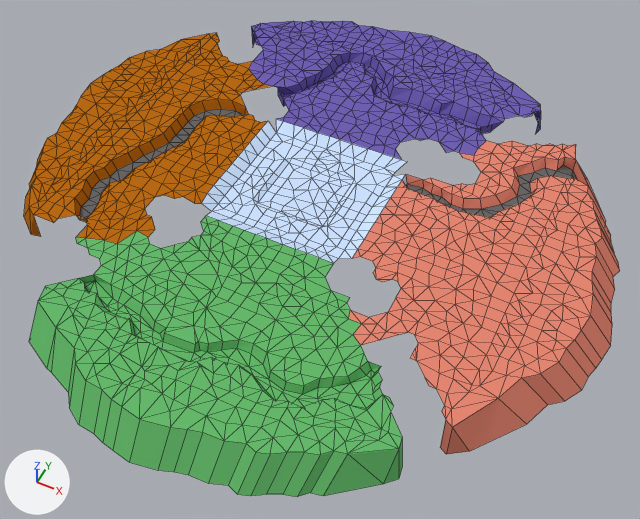
The Blender file ProjectLuna/Assets/Models/terrain/ground/new_world_floor_cuts.blend, before and after one commit.
Camera for both pictures: a camera (50 mm lens) standing at (13.6, -25.9, 28.3) and looking at (1.4, -1.6, -2.2). Arrows for +X, +Y and +Z are at lower left; the lights stay in place. Mesh edges are drawn as thin lines.
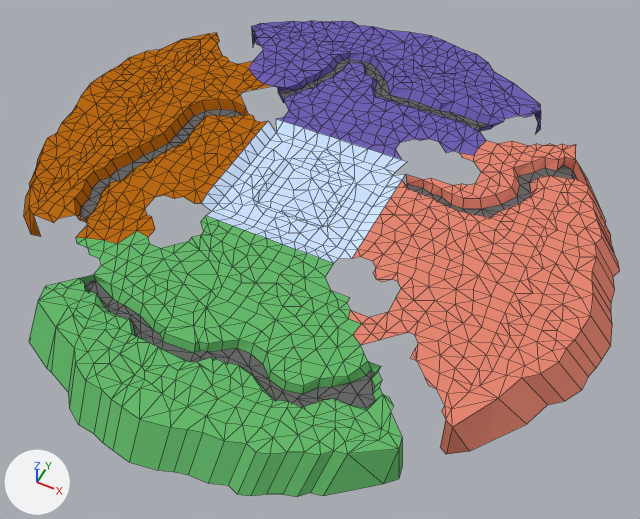
Changed parts and their boxes (x1, y1, x2, y2) in the pictures (640 x 519 px; the box of a moved part takes in the faces that stretch with it):
'Grid', reshaped, recoloured (green to grey): (24, 21, 619, 497) in both
part 1 of me_grid, moved or reshaped: before (278, 53, 502, 134); after (278, 53, 502, 131)
part 2 of me_grid, recoloured (green to grey): (85, 280, 376, 408) in both

What changed in the scene script:
```text
Change me_grid:
    where me_grid.from_pydata(...)  # 1699 vertices, 2596 faces; spans x -1.43..1.45, y -1.46..1.44, z -0.18..0.01
    used by ob_grid; location = (0.0, 0.0, 0.39); scale = (10.0, 10.0, 10.0)
    me_grid part 1: all 60 vertices in x -0.47..0.6, y 0.52..1.02, z -0.04 are moved by (0.0, 0.0, 0.02)
    me_grid part 2: all 76 faces centred in x -0.57..0.7, y -1.03..-0.77, z -0.03 switch from mat_material_002 (green #67bb6c) to mat_material_006 (dark grey #696969)
```
